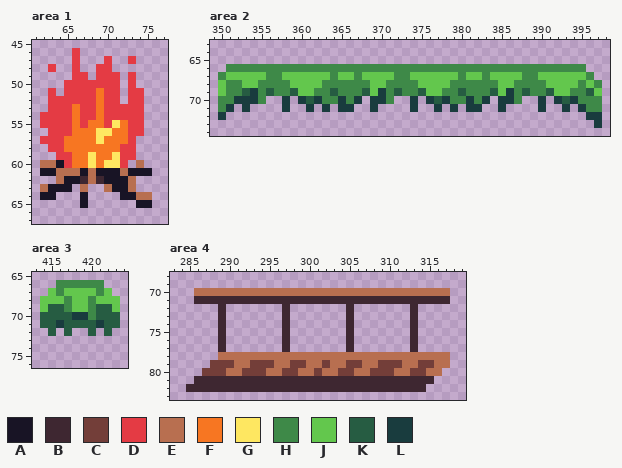
A pixel-art file gets an edit: Sprites/MC/grasslands.aseprite. Above: the version before the commit.
600x600 pixels, 1 frame. Colours within 5 levels of each other are drawn and written as one. Shown: area 1: x 61..77, y 45..67; area 2: x 349..398, y 63..74; area 3: x 413..424, y 65..76; area 4: x 283..319, y 68..83. The commit also changed other parts of the picture, which this record leaves out.
Visible layers, top first: "border", "reference player2", "grasslands", "sketches0".
Palette (. is transparent): A #181425  B #3e2731  C #733e39  D #e43b44  E #b86f50  F #f77622  G #fee761  H #3e8948  J #63c74d  K #265c42  L #193c3e
Pixels before, area 1, first column x 62:
46 ....D.........
47 ....D...D..D..
48 .D..D..DD.....
49 ....DD.DDD.D..
50 ...DDDDDDD.D..
51 .D.DDDDFDD.DD.
52 .DDDDDDFDD.DD.
53 .DDDFDDFDDDDD.
54 DDDDFDDFDDDDD.
55 DDDDFDFFDGFDD.
56 .DDDFFFGGFFDD.
57 DDDFFFFGFFFD..
58 .DDFFFFFFFDD..
59 ..DDFFGFFGDD..
60 EEADFFGFGGD.E.
61 AAEEEAEAAAEAAA
62 ..EAABEBAAAE..
63 EAAA.E..EAAE..
64 AA...A....AAEE
65 .....A......AA
Pixels before, area 2, first column x 350:
66 .HHHHHHHHHHHHHHHHHHHHHHHHHHHHHHHHHHHHHHHHHHHHH..
67 HJJJJJHHJJJJJJHJJHJJJJHHJJJJJJHJJHJJJJHHJJJJJJH.
68 JHHJJHHHHJJJJHHHHHHJJHHHHJJJJHHHHHHJJHHHHJJJJHJH
69 JHHKLHKHHKJJHHKHHHKJLHKHHKJJHHKHHHKJLHKHHKJJHHKJ
70 HHLLLH..L.LKLHHLHL.LLH..L.LKLHHLHL.LLH..L.LKLHHH
71 HL.L....L..L.L.LL..L....L..L.L.LL..L....L..L.LHH
72 L.............................................LL
73 ...............................................L
Pixels before, area 3, first column x 414:
66 ..HHHHHH..
67 .JHJJJJHJ.
68 JJJHJJHJJJ
69 JKKHJJHKKJ
70 KKKKLLHKKK
71 KKLKKKKLKK
72 .K.K..K.K.
Pixels before, area 4, first column x 285:
70 .EEEEEEEEEEEEEEEEEEEEEEEEEEEEEEEE
71 .BBBBBBBBBBBBBBBBBBBBBBBBBBBBBBBB
72 ....B.......B.......B.......B....
73 ....B.......B.......B.......B....
74 ....B.......B.......B.......B....
75 ....B.......B.......B.......B....
76 ....B.......B.......B.......B....
77 ....B.......B.......B.......B....
78 ....EEEEEEEEEEEEEEEEEEEEEEEEEEEEE
79 ...CCCEECCCEECCEECEECCEECCCEECCEE
80 ..CCCEECCCEECCEECEECCEECCCEECCEE.
81 .BBBBBBBBBBBBBBBBBBBBBBBBBBBBBB..
82 BBBBBBBBBBBBBBBBBBBBBBBBBBBBBB...
And afterwards:
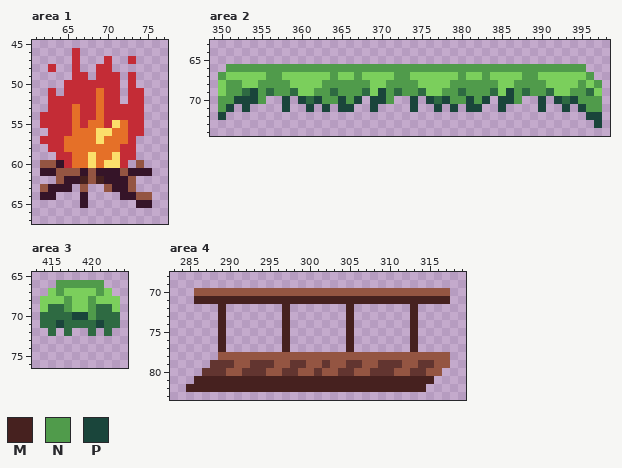
Colours new in this view: M #46211f  N #509b4b  P #1a453b
Diff:
colour A: #181425 -> #351428
colour C: #733e39 -> #623530
colour D: #e43b44 -> #c42c36
colour E: #b86f50 -> #945542
colour F: #f77622 -> #e57028
colour G: #fee761 -> #fbdf6b
colour J: #63c74d -> #7bcf5c
colour K: #265c42 -> #2e6a42
Changed rows in their new state; - is a pixel that keeps its letter.
Area 1, layer "grasslands":
first column x 67:
62 M-M
Area 2, layer "grasslands":
first column x 350:
66 -NNNNNNNNNNNNNNNNNNNNNNNNNNNNNNNNNNNNNNNNNNNNN--
67 N-----NN------N--N----NN------N--N----NN------N-
68 -NN--NNNN----NNNNNN--NNNN----NNNNNN--NNNN----N-N
69 -NN-PN-NN---NN-NNN--PN-NN---NN-NNN--PN-NN---NN--
70 NNPPPN--P-P-PNNPNP-PPN--P-P-PNNPNP-PPN--P-P-PNNN
71 NP-P----P--P-P-PP--P----P--P-P-PP--P----P--P-PNN
72 P---------------------------------------------PP
73 -----------------------------------------------P
Area 3, layer "grasslands":
first column x 416:
66 NNNNNN
67 N----N
68 -N--N-
69 -N--N-
70 --PPN-
71 P----P
Area 4, layer "grasslands":
first column x 286:
71 MMMMMMMMMMMMMMMMMMMMMMMMMMMMMMMM
72 ---M-------M-------M-------M----
73 ---M-------M-------M-------M----
74 ---M-------M-------M-------M----
75 ---M-------M-------M-------M----
76 ---M-------M-------M-------M----
77 ---M-------M-------M-------M----
first column x 285:
81 -MMMMMMMMMMMMMMMMMMMMMMMMMMMMMM
82 MMMMMMMMMMMMMMMMMMMMMMMMMMMMMM-
